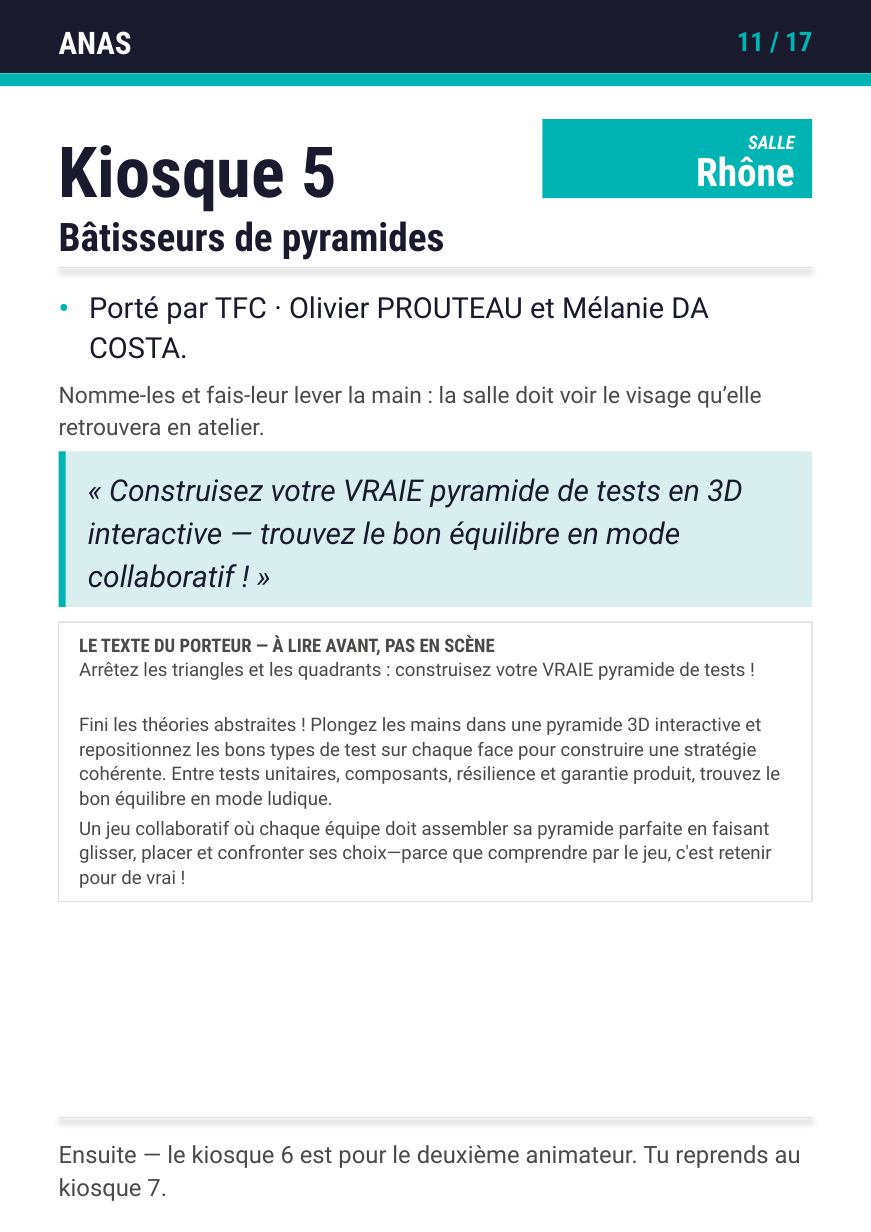
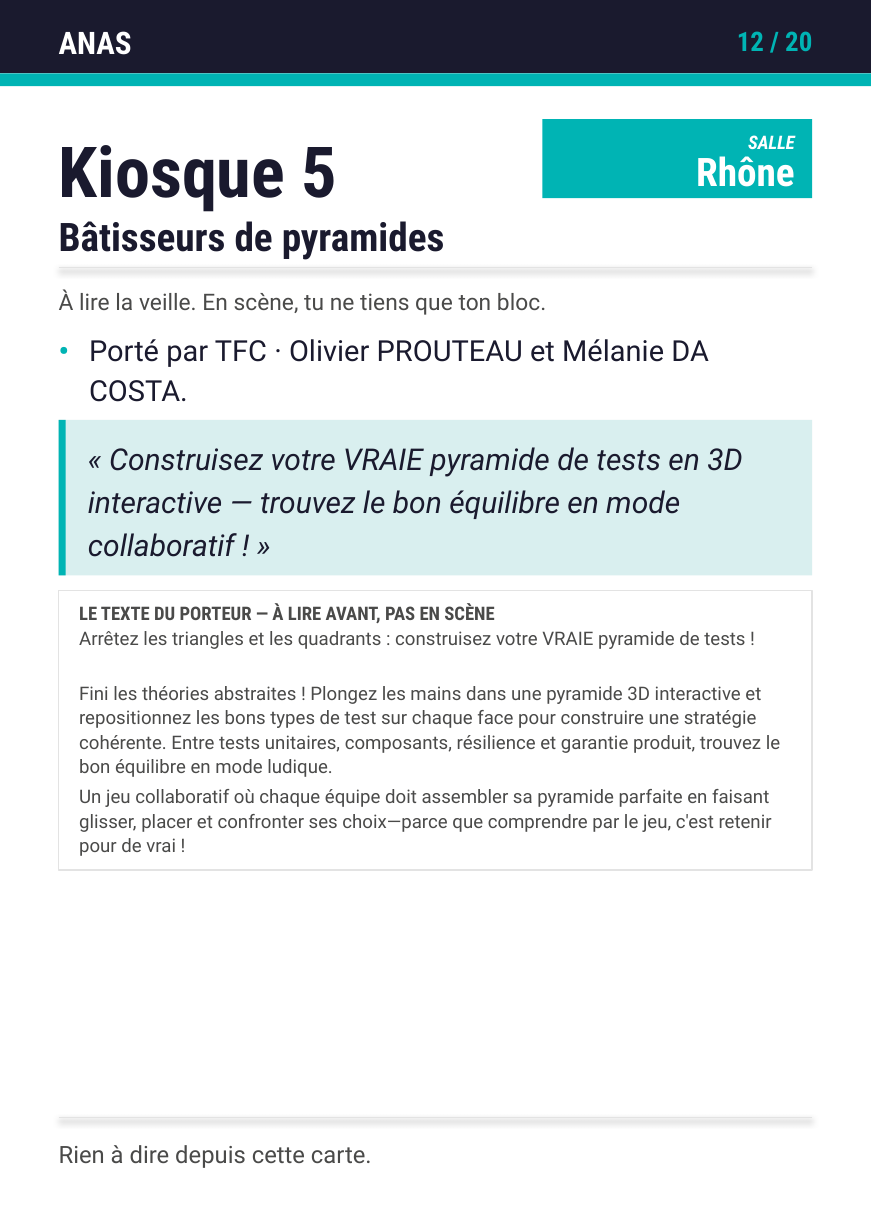
Before and after one commit to caa-jdelaux/info-hub, a slide deck: slide 12 of outils/fiches/fiches-animateurs.pptx (slide 11 before the commit). Drawn at 871x1232 pixels with LibreOffice and Linux fonts; fonts in the diff are those of the drawing. Boxes give left, top, right and bottom in pixels: in the first picture for what was removed or moved away, otherwise in the second. Text is boxed around its words. In the diff, an @@ line names an element or a change of style, - is before the commit and + after.

```diff
--- a/outils/fiches/fiches-animateurs.pptx
+++ b/outils/fiches/fiches-animateurs.pptx
@@ text at <box>737,31,812,51</box>: text changed @@
-11 / 17
+12 / 20
@@ text added at <box>59,290,546,315</box>, 11 pt, text #4A4A49 @@
+À lire la veille. En scène, tu ne tiens que ton bloc.
@@ text "•": place and size @@
-text "•" at <box>58,284,88,365</box>
+text "•" at <box>58,328,88,408</box>
@@ text "Porté par TFC · Olivier ...": place and size @@
-text "Porté par TFC · Olivier ..." at <box>89,296,709,359</box>
+text "Porté par TFC · Olivier ..." at <box>89,339,709,402</box>
@@ text removed at <box>59,385,762,435</box> @@
-Nomme-les et fais-leur lever la main : la salle doit voir le visage qu’elle retrouvera en atelier.
@@ 5 texts, 3 rectangles: place and size @@
-5 texts, 3 rectangles at <box>58,451,811,899</box>
+5 texts, 3 rectangles at <box>58,420,811,868</box>
@@ text at <box>59,1145,372,1168</box>: text changed @@
-Ensuite — le kiosque 6 est pour le deuxième animateur. Tu reprends au kiosque 7.
+Rien à dire depuis cette carte.
```
Also in this commit, not shown: 23 other slides changed, 3 slides added, 7 other files.
